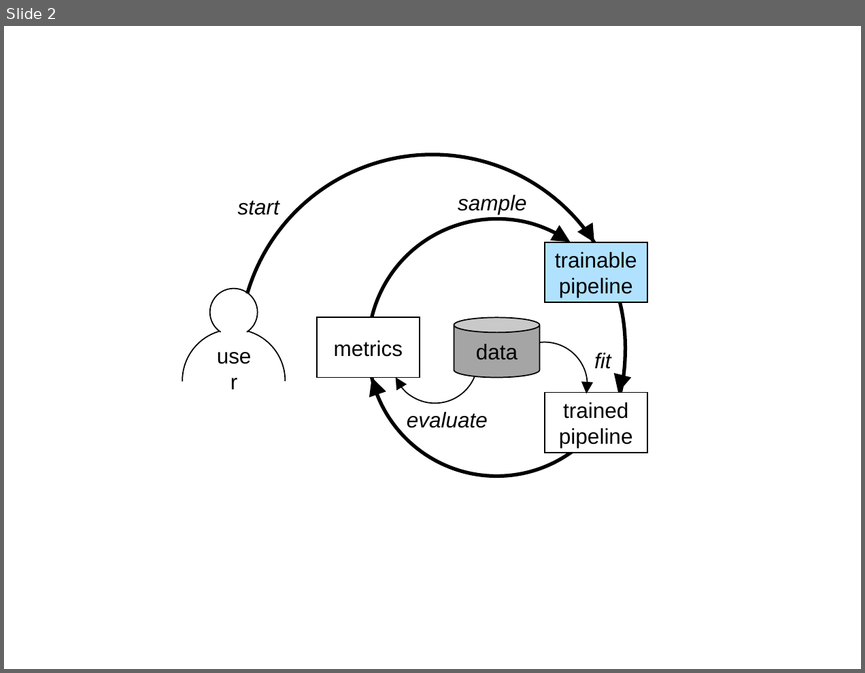
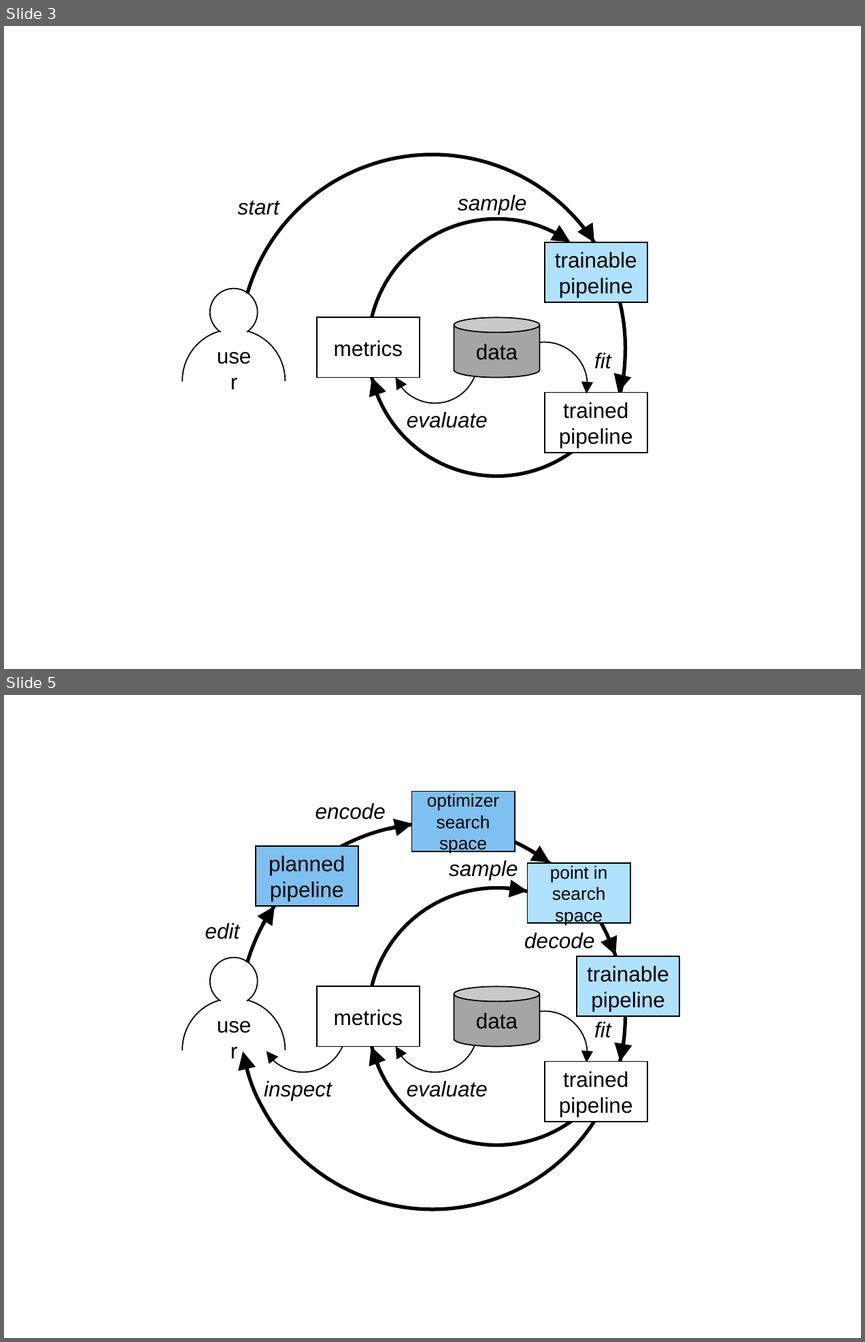
Before and after one commit to IBM/lale, a slide deck: talks/2022-0816-lale.pptx. Shown one above the other, each under a label of ours: slide 2 before the commit, slides 3 and 5 after it; the slides between them are not shown. The pictures are 865x673 and 865x1342 pixels, drawn with LibreOffice and Linux fonts; fonts in the diff are those of the drawing. Boxes give left, top, right and bottom in pixels: in the first picture for what was removed or moved away, otherwise in the second. Text is boxed around its words. In the diff, an @@ line names an element or a change of style, - is before the commit and + after.

Commit message:
In notebook 09_compat, added isinstance assertions so it can double as a test. In notebook 10_schemas, added a picture for encoding and decoding during search. Modernized installation instructions for Python 3.7. (#1145)

```diff
--- a/talks/2022-0816-lale.pptx
+++ b/talks/2022-0816-lale.pptx
@@ slide 5 added at bbox=[4, 695, 861, 1338], background #FFFFFF @@
@@ rectangle added at bbox=[412, 791, 515, 851], fill #7EC0EF, outline #000000 1 pt, 15 pt, text #000000 @@
+optimizer search space
@@ text added at bbox=[315, 803, 385, 819], 18 pt, text #000000, italic @@
+encode
@@ arc (boxed as its full ellipse) added at bbox=[239, 824, 626, 1209], outline #000000 3 pt @@
@@ arrow added from (388, 829) to (413, 824), #000000 3 pt @@
@@ rectangle added at bbox=[255, 846, 358, 906], fill #7EC0EF, outline #000000 1 pt, 18 pt, text #000000 @@
+planned pipeline
@@ arrow added from (530, 850) to (550, 863), #000000 3 pt @@
@@ text added at bbox=[449, 860, 517, 880], 18 pt, text #000000, italic @@
+sample
@@ rectangle added at bbox=[528, 863, 630, 923], fill #B0E2FF, outline #000000 1 pt, 15 pt, text #000000 @@
+point in search space
@@ arc (boxed as its full ellipse) added at bbox=[368, 888, 626, 1145], outline #000000 3 pt @@
@@ arrow added from (507, 888) to (528, 892), #000000 3 pt @@
@@ arrow added from (263, 925) to (275, 906), #000000 3 pt @@
@@ text added at bbox=[205, 923, 240, 939], 18 pt, text #000000, italic @@
+edit
@@ text added at bbox=[524, 932, 594, 949], 18 pt, text #000000, italic @@
+decode
@@ arrow added from (608, 936) to (616, 955), #000000 3 pt @@
@@ rectangle added at bbox=[577, 956, 679, 1016], fill #B0E2FF, outline #000000 1 pt, 18 pt, text #000000 @@
+trainable pipeline
@@ arc (boxed as its full ellipse) added at bbox=[260, 986, 346, 1072], outline #000000 1 pt @@
@@ rectangle added at bbox=[317, 986, 419, 1047], fill #FFFFFF, outline #000000 1 pt, 18 pt, text #000000 @@
+metrics
@@ arc (boxed as its full ellipse) added at bbox=[392, 986, 478, 1072], outline #000000 1 pt @@
@@ cylinder added at bbox=[454, 986, 540, 1047], fill #A5A5A5, outline #000000 1 pt, 18 pt, text #000000 @@
+data
@@ group added at bbox=[182, 957, 285, 1101]: 3 arc (boxed as its full ellipse)s, 1 text @@
+user
@@ arc (boxed as its full ellipse) added at bbox=[502, 1011, 587, 1097], outline #000000 1 pt @@
@@ text added at bbox=[594, 1021, 611, 1038], 18 pt, text #000000, italic @@
+fit
@@ arrow added from (379, 1066) to (371, 1047), #000000 3 pt @@
@@ rectangle added at bbox=[545, 1062, 647, 1121], fill #FFFFFF, outline #000000 1 pt, 18 pt, text #000000 @@
+trained pipeline
@@ arrow added from (623, 1042) to (620, 1062), #000000 3 pt @@
@@ text added at bbox=[264, 1081, 332, 1100], 18 pt, text #000000, italic @@
+inspect
@@ text added at bbox=[407, 1081, 487, 1097], 18 pt, text #000000, italic @@
+evaluate
@@ what was slide 2 is now slide 3 @@
```
Also in this commit, not shown: 1 slide changed, 1 other slide added, 5 other files.
